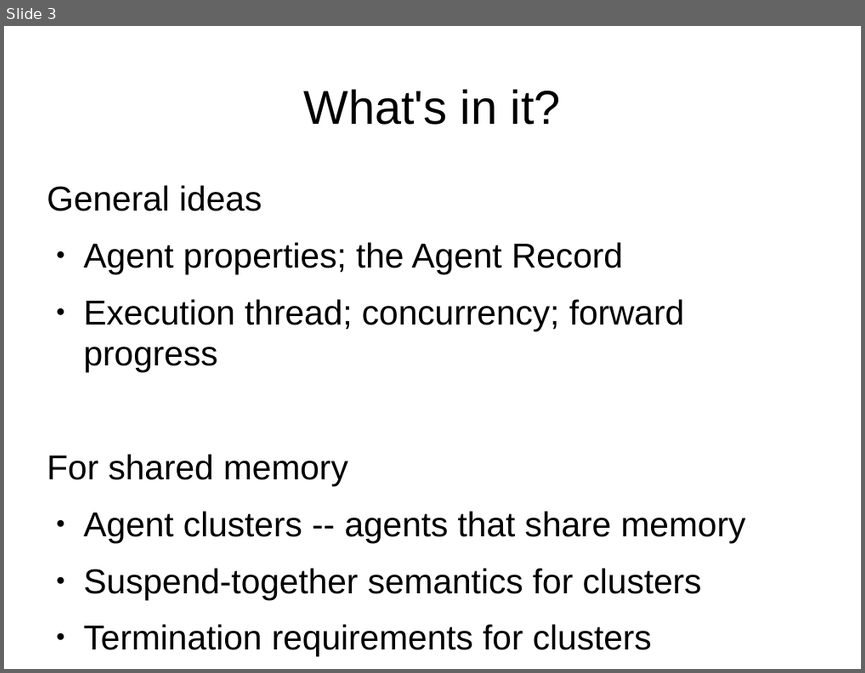
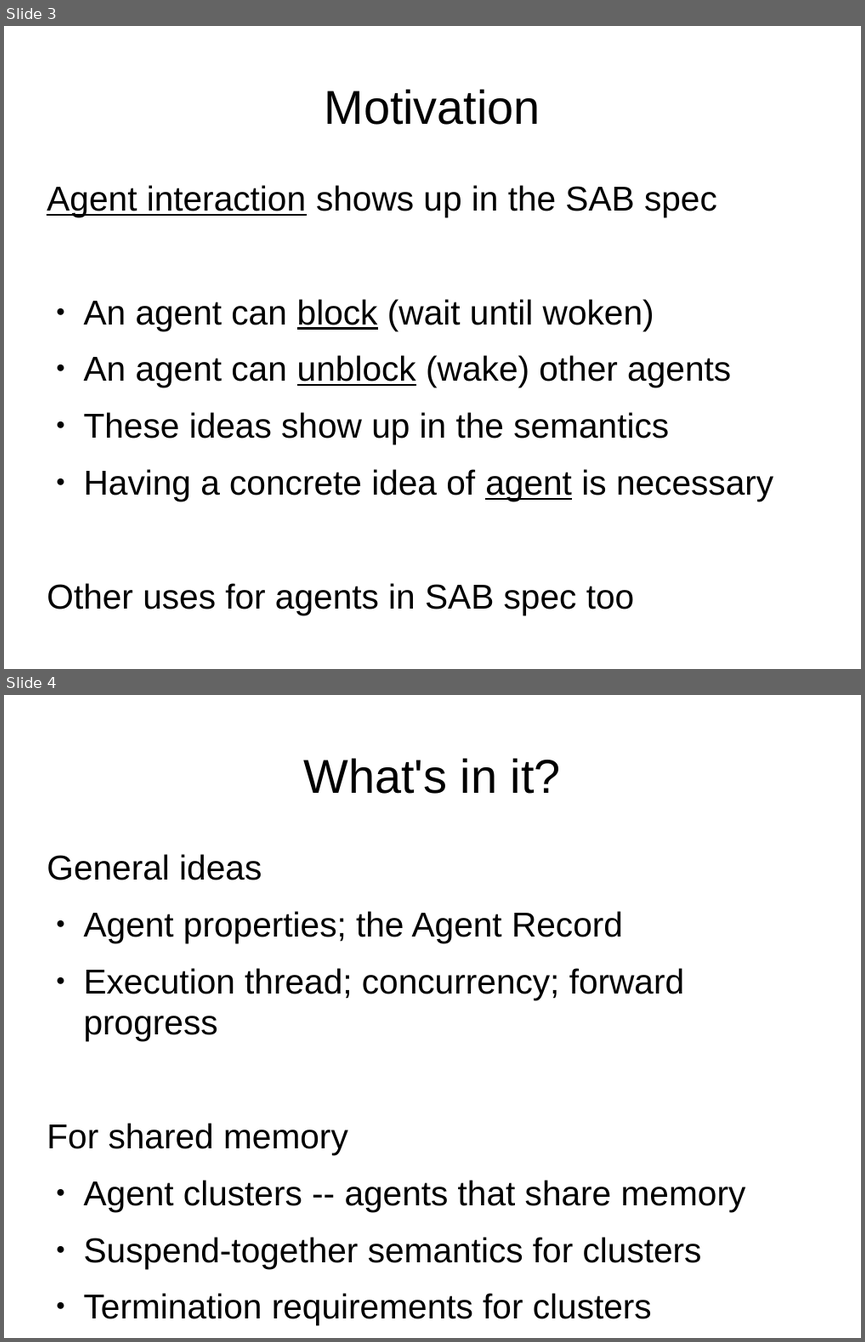
Before and after one commit to tc39/proposal-ecmascript-sharedmem, a slide deck: tc39/agents-mar-2016.odp. Shown one above the other, each under a label of ours: slide 3 before the commit, slides 3 and 4 after it. The pictures are 865x673 and 865x1342 pixels, drawn with LibreOffice and Linux fonts; fonts in the diff are those of the drawing. Boxes give left, top, right and bottom in pixels: in the first picture for what was removed or moved away, otherwise in the second. Text is boxed around its words. In the diff, an @@ line names an element or a change of style, - is before the commit and + after.

```diff
--- a/tc39/agents-mar-2016.odp
+++ b/tc39/agents-mar-2016.odp
@@ slide 3 added at bbox=[4, 26, 861, 669], background #FFFFFF @@
@@ title added at bbox=[324, 89, 540, 125], 44 pt, text #000000 @@
+Motivation
@@ text added at bbox=[46, 185, 773, 614], 32 pt, text #000000 @@
+Agent interaction shows up in the SAB spec
+● An agent can block (wait until woken)
+● An agent can unblock (wake) other agents
+● These ideas show up in the semantics
+● Having a concrete idea of agent is necessary
+Other uses for agents in SAB spec too
@@ what was slide 3 is now slide 4 @@
```
Also in this commit, not shown: 2 slides changed.
